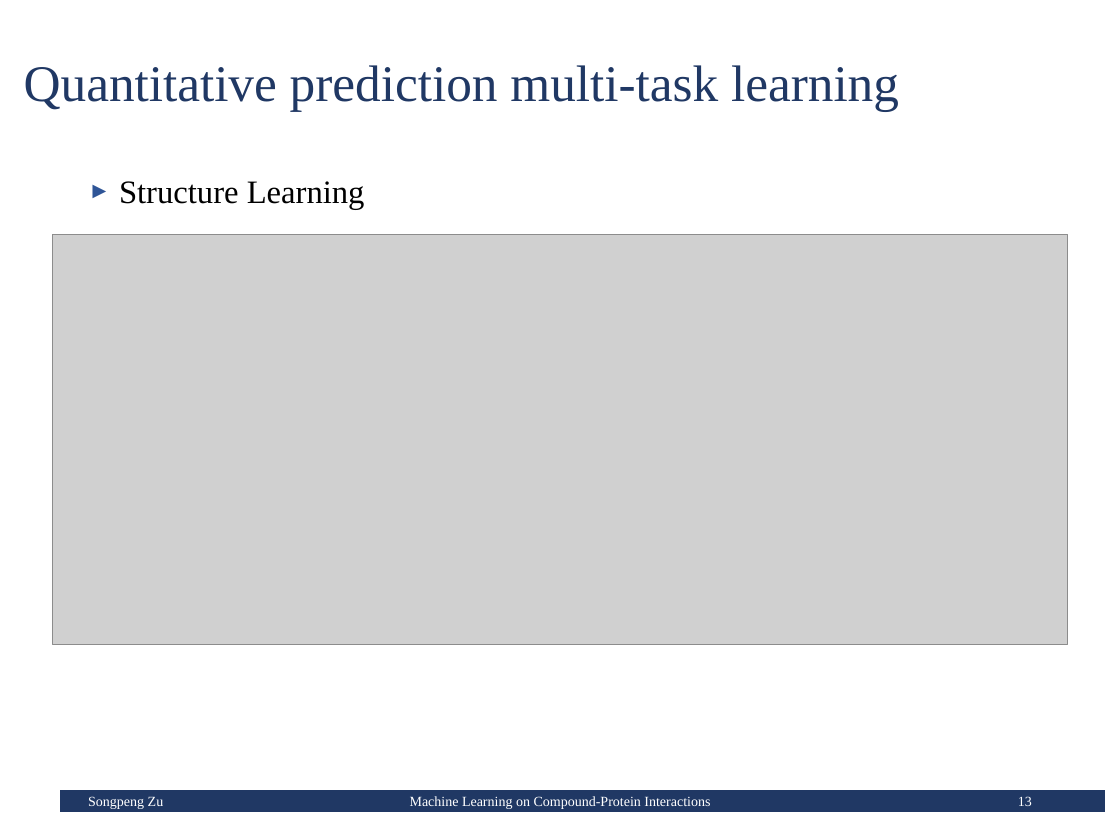
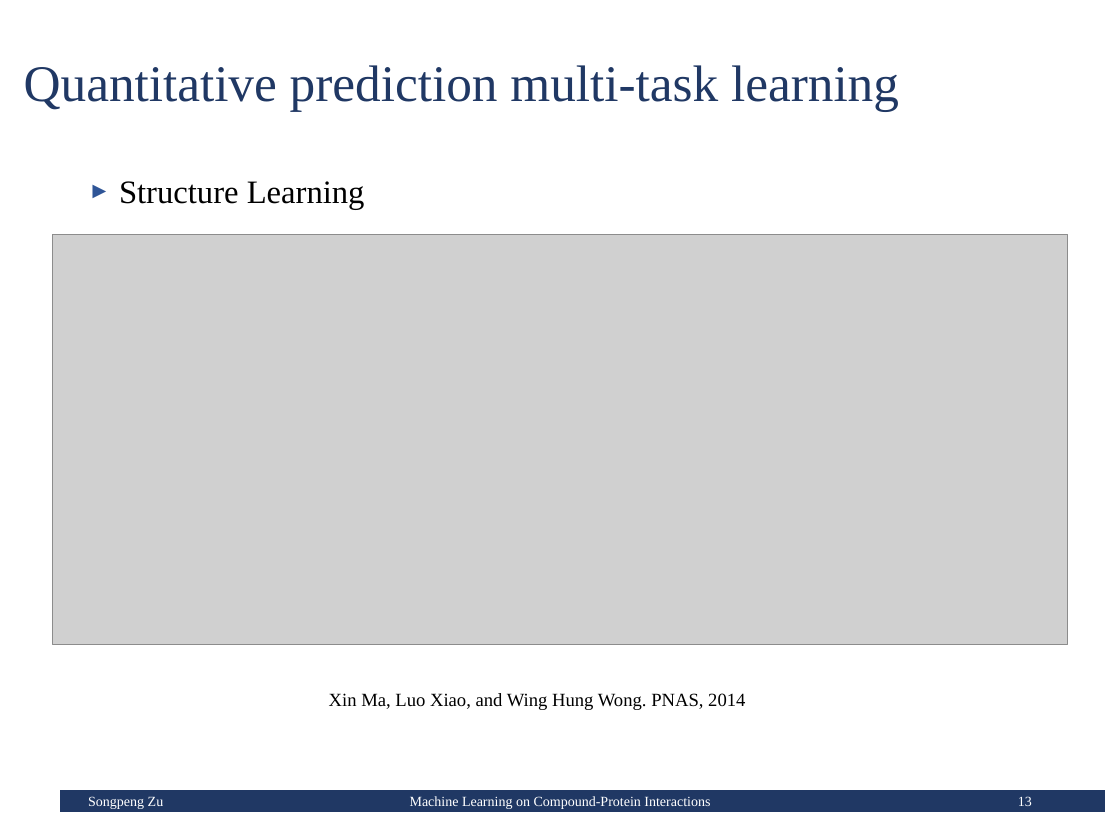
Before and after one commit to qid12/ml-2dqsar, a slide deck: slide 13 of Present/Prediction_CPIs_From_MachineLearning_150819.pptx. Drawn at 1120x840 pixels with LibreOffice and Linux fonts; fonts in the diff are those of the drawing; grey boxes stand for pictures. Boxes give left, top, right and bottom in pixels: in the first picture for what was removed or moved away, otherwise in the second. Text is boxed around its words. In the diff, an @@ line names an element or a change of style, - is before the commit and + after.

Commit message:
Add the MachineLearning CPI

```diff
--- a/Present/Prediction_CPIs_From_MachineLearning_150819.pptx
+++ b/Present/Prediction_CPIs_From_MachineLearning_150819.pptx
@@ text added at box(329, 693, 745, 710), 12 pt, text #000000 @@
+Xin Ma, Luo Xiao, and Wing Hung Wong. PNAS, 2014
```
Also in this commit, not shown: 2 other slides changed, 1 slide added.
